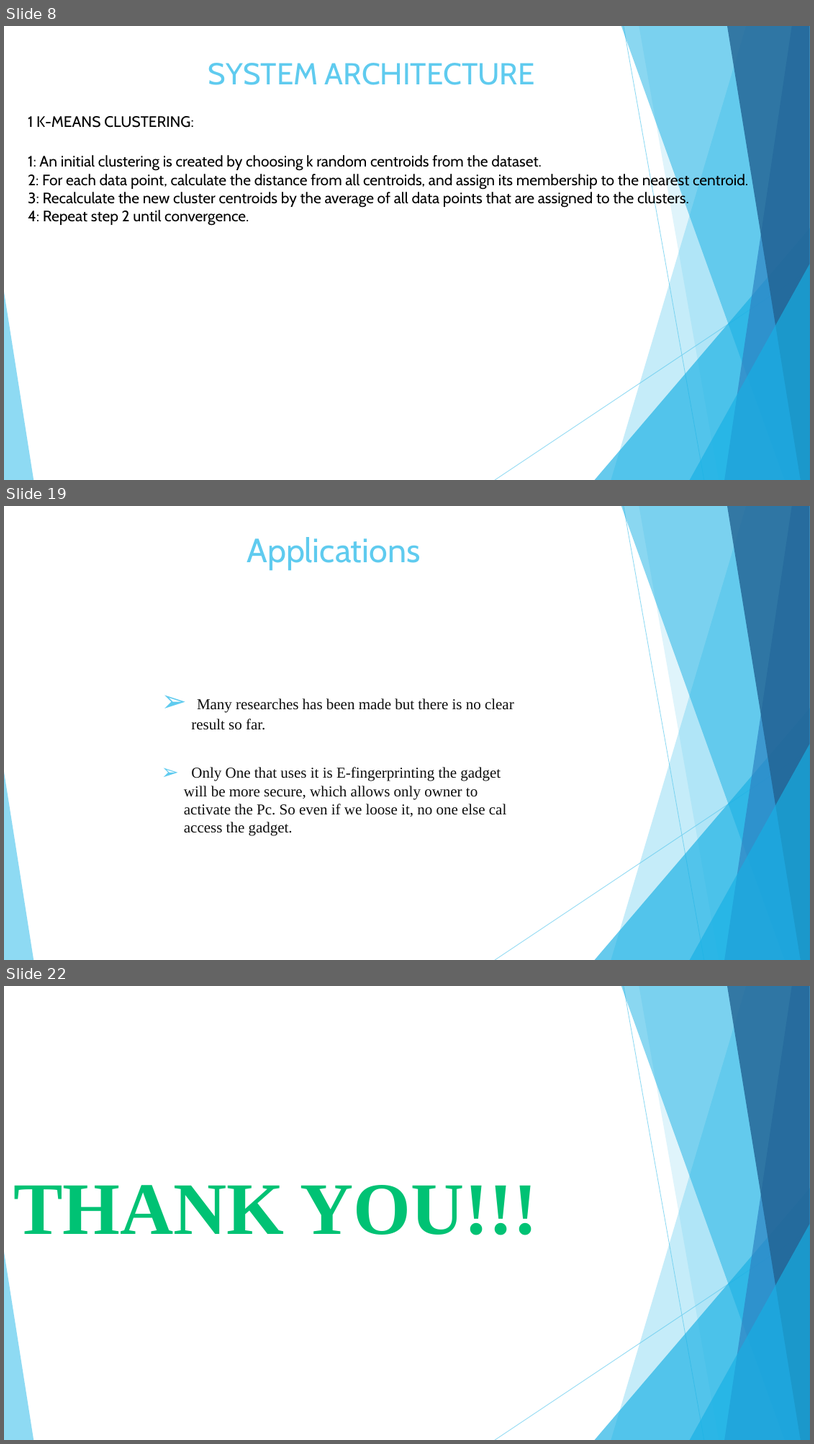
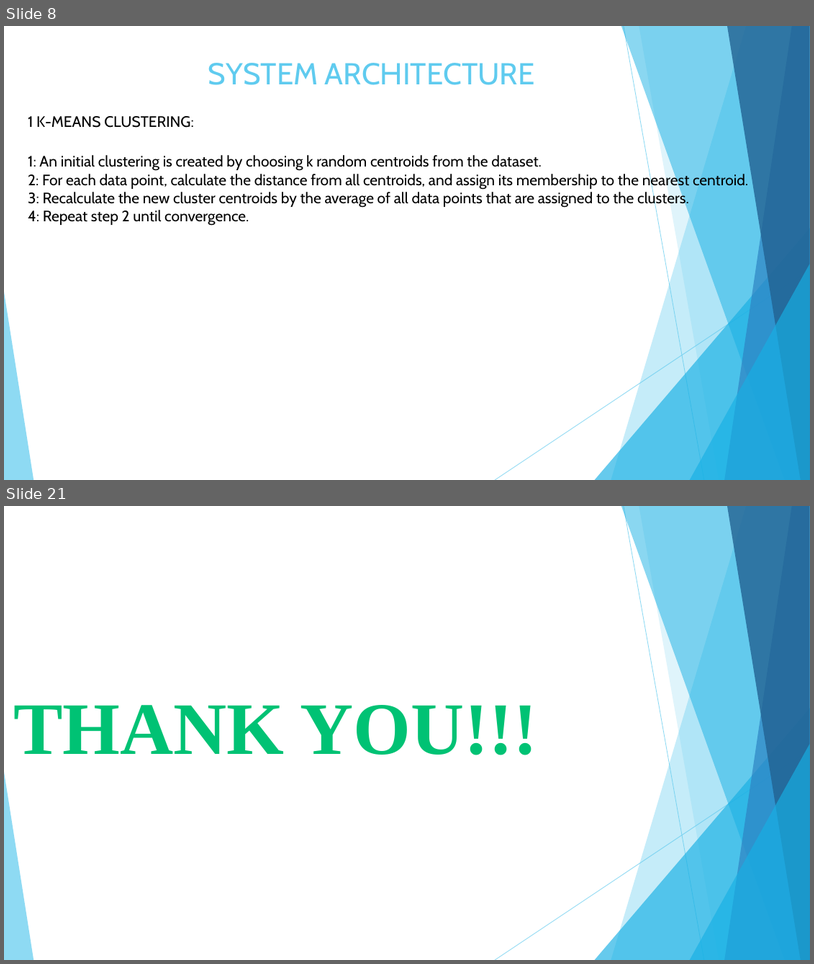
Before and after one commit to Vaibhav-Dharmik/project_reports_final_yr, a slide deck: final_submission_ppt.pptx. Shown one above the other, each under a label of ours: slides 8, 19 and 22 before the commit, slides 8 and 21 after it; the slides between them are not shown. The pictures are 814x1444 and 814x964 pixels, drawn with LibreOffice and Linux fonts; fonts in the diff are those of the drawing. Boxes give left, top, right and bottom in pixels: in the first picture for what was removed or moved away, otherwise in the second. Text is boxed around its words. In the diff, an @@ line names an element or a change of style, - is before the commit and + after.

```diff
--- a/final_submission_ppt.pptx
+++ b/final_submission_ppt.pptx
@@ slide 19 removed at [4, 506, 810, 960], background #FFFFFF; not listed: 10 template elements that a slide beside it also shows @@
@@ title removed at [247, 537, 420, 571] @@
-Applications
@@ text removed at [184, 698, 514, 836] @@
-➢ Many researches has been made but there is no clear result so far.
-➢ Only One that uses it is E-fingerprinting the gadget will be more secure, which allows only owner to activate the Pc. So even if we loose it, no one else cal access the gadget.
@@ what was slide 22 is now slide 21 @@
```
Also in this commit, not shown: 2 slides changed, 12 slides added, 12 other slides removed, 1 other file.
